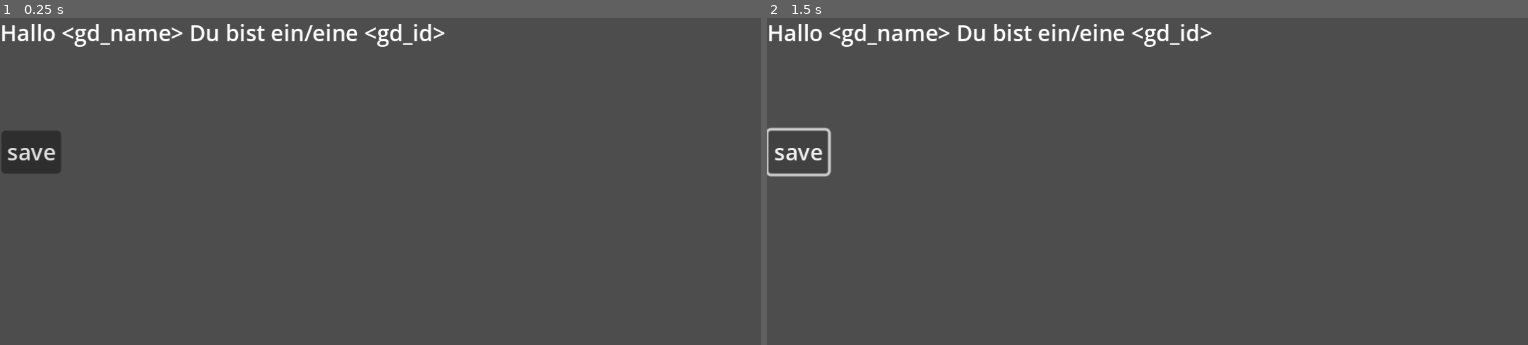
Above: before the commit, frames 1-2 (left to right).
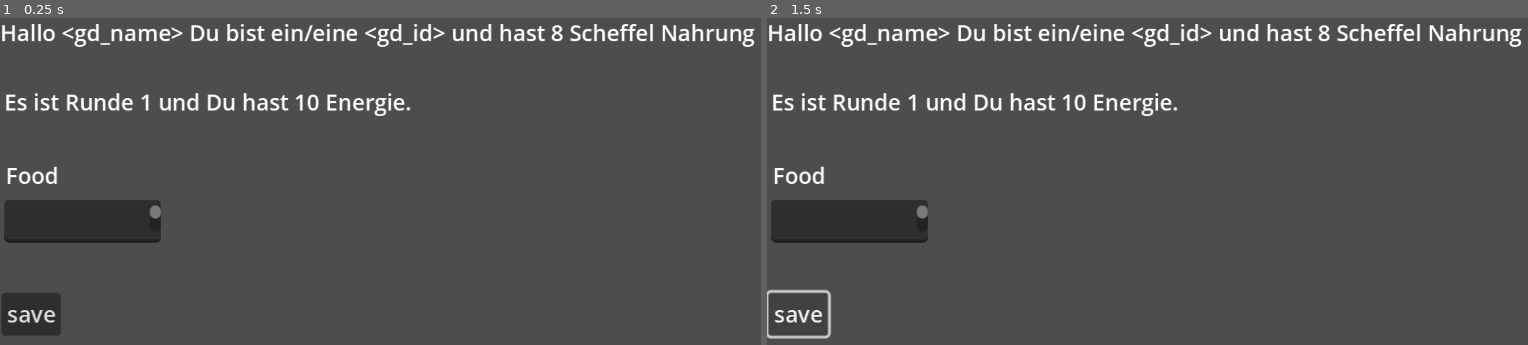
Above: after the commit, the same moments.

Repository: markusweiss/godot-protype-save
Game: Godot game, scene res://scenes/gaming_data.tscn
Same seed, same stepped clock (60 frames per second), same inputs: the game is played once before the commit and once after it. The project has no main scene, so this scene is started directly.
Inputs:
- Up to frame 1 (0.25 s): no input
- Up to frame 2 (1.5 s): click "save" at 0.5 s

The runs differ from the first frame. In frame 1, 6.8% of the frame differs, in the area x 0-100%, y 1-97%; in frame 2, 5.7%.

Commit message:
add new values for save

Diff:
--- a/savegame.json
+++ b/savegame.json
@@ -1 +1 @@
-{"player_id":"Mann","player_name":"Fry"}
+{"player_energy":10,"player_food":8,"player_id":"Alien","player_name":"Tester","player_round":1}
--- a/scenes/gaming_data.tscn
+++ b/scenes/gaming_data.tscn
@@ -10,11 +10,31 @@
 offset_bottom = 23.0
 text = "Dummy Text"
 
-[node name="Button" type="Button" parent="."]
+[node name="Food" type="Label" parent="."]
+offset_left = 4.0
+offset_top = 103.0
+offset_right = 44.0
+offset_bottom = 129.0
+text = "Food"
+
+[node name="FoodAnzahl" type="TextEdit" parent="."]
+offset_left = 3.0
+offset_top = 132.0
+offset_right = 116.0
+offset_bottom = 163.0
+
+[node name="SaveButton" type="Button" parent="."]
 offset_left = 1.0
-offset_top = 82.0
+offset_top = 199.0
 offset_right = 44.0
-offset_bottom = 113.0
+offset_bottom = 230.0
 text = "save"
 
-[connection signal="pressed" from="Button" to="." method="_on_button_pressed"]
+[node name="Energy" type="Label" parent="."]
+offset_left = 3.0
+offset_top = 50.0
+offset_right = 43.0
+offset_bottom = 73.0
+text = "Energie"
+
+[connection signal="pressed" from="SaveButton" to="." method="_on_button_pressed"]
--- a/scenes/player_data.tscn
+++ b/scenes/player_data.tscn
@@ -25,9 +25,9 @@
 offset_right = 160.0
 offset_bottom = 125.0
 item_count = 3
-popup/item_0/text = "Mann"
+popup/item_0/text = "Mensch"
 popup/item_0/id = 0
-popup/item_1/text = "Frau"
+popup/item_1/text = "Alien"
 popup/item_1/id = 1
 popup/item_2/text = "Roboter"
 popup/item_2/id = 2
--- a/scripts/gaming_data.gd
+++ b/scripts/gaming_data.gd
@@ -3,8 +3,8 @@
 
 # Called when the node enters the scene tree for the first time.
 func _ready():
-	$Anrede.text = "Hallo " + str(Global.player_name) + " Du bist ein/eine " + str(Global.player_id)
-
+	$Anrede.text = "Hallo " + str(Global.player_name) + " Du bist ein/eine " + str(Global.player_id) + " und hast " + str(Global.player_food) + " Scheffel Nahrung"
+	$Energy.text = "Es ist Runde " + str(Global.player_round) + " und Du hast " + str(Global.player_energy) + " Energie."
 
 func _on_button_pressed():
 	Global.save_data()
--- a/scripts/global.gd
+++ b/scripts/global.gd
@@ -3,6 +3,10 @@
 
 var player_name: String = "<gd_name>"
 var player_id: String= "<gd_id>"
+
+var player_food: int = 8
+var player_energy: int = 10
+var player_round: int = 1
 
 const SAVEGAME: String = "res://savegame.json"
 
@@ -11,7 +15,10 @@
 	print("save")
 	var save_dict = {
 		"player_name" : player_name,
-		"player_id" : player_id
+		"player_id" : player_id,
+		"player_food" : player_food,
+		"player_energy" : player_energy,
+		"player_round" : player_round
 	}
 	return save_dict
 
